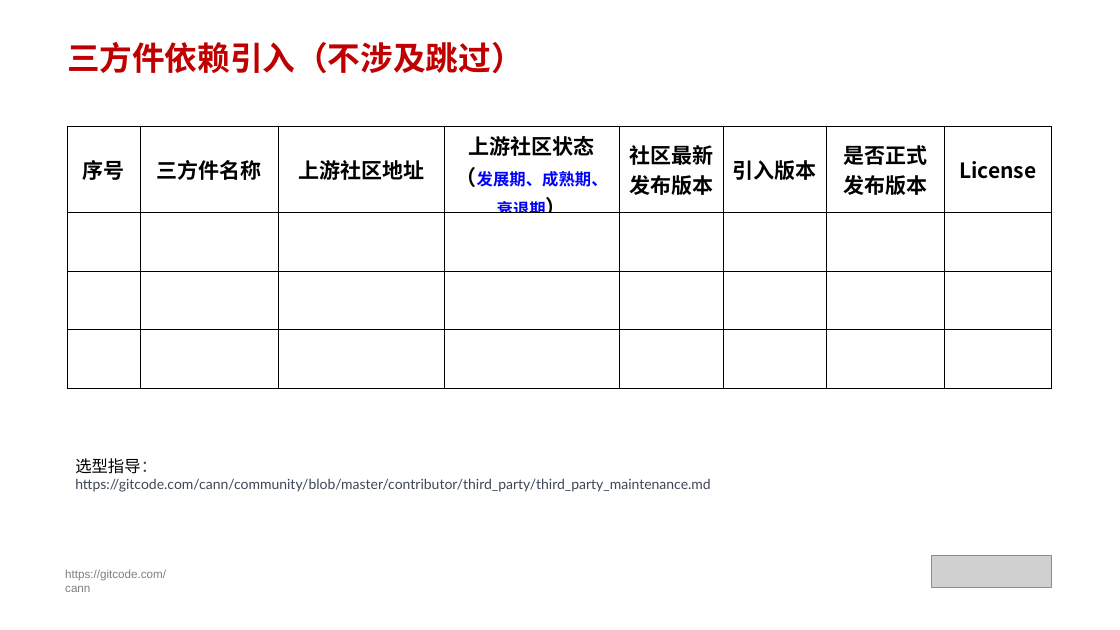
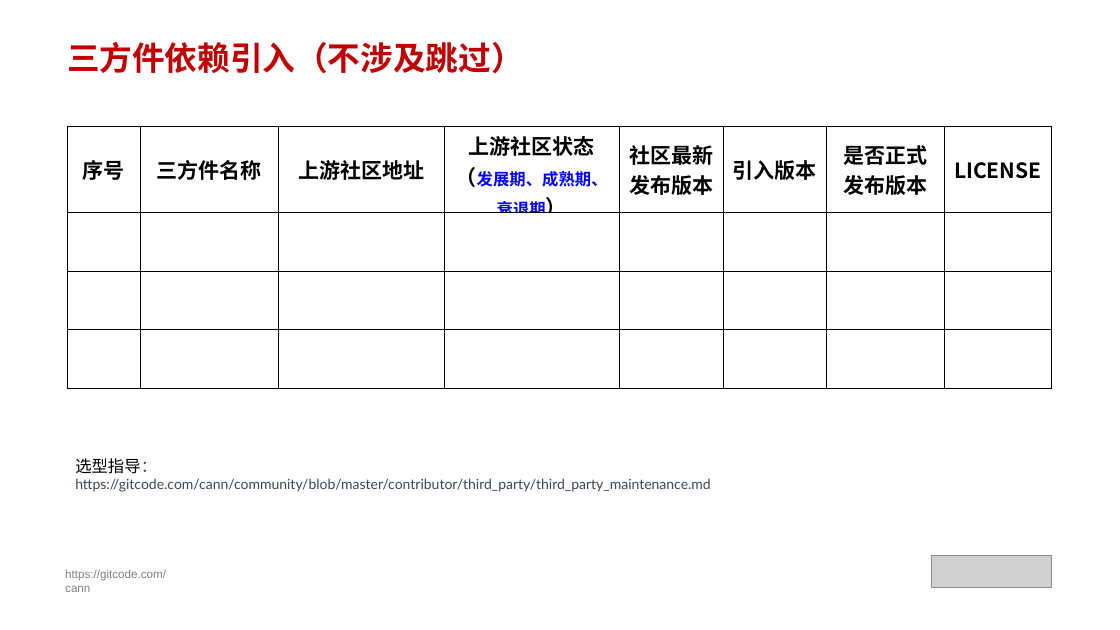
Before and after one commit to hicann/community, a slide deck: slide 7 of templates/SIG组申报模板 v0.2.pptx. Drawn at 1120x630 pixels with LibreOffice and Linux fonts; fonts in the diff are those of the drawing; grey boxes stand for pictures. Boxes give left, top, right and bottom in pixels: in the first picture for what was removed or moved away, otherwise in the second. Text is boxed around its words. In the diff, an @@ line names an element or a change of style, - is before the commit and + after.

```diff
--- a/templates/SIG组申报模板 v0.2.pptx
+++ b/templates/SIG组申报模板 v0.2.pptx
@@ table at box(67, 126, 1053, 388) @@
-row 1, column 8: License
+row 1, column 8: LICENSE
```
Also in this commit, not shown: 1 other slide changed.
